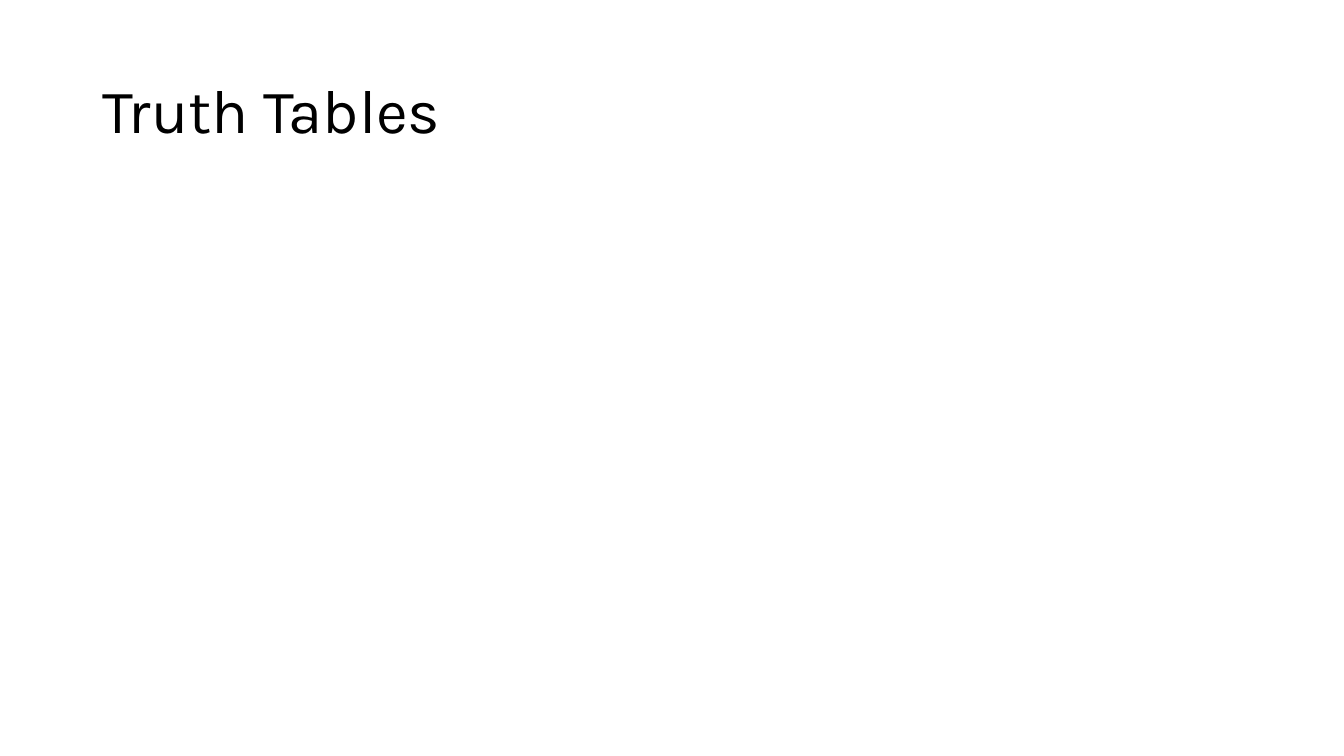
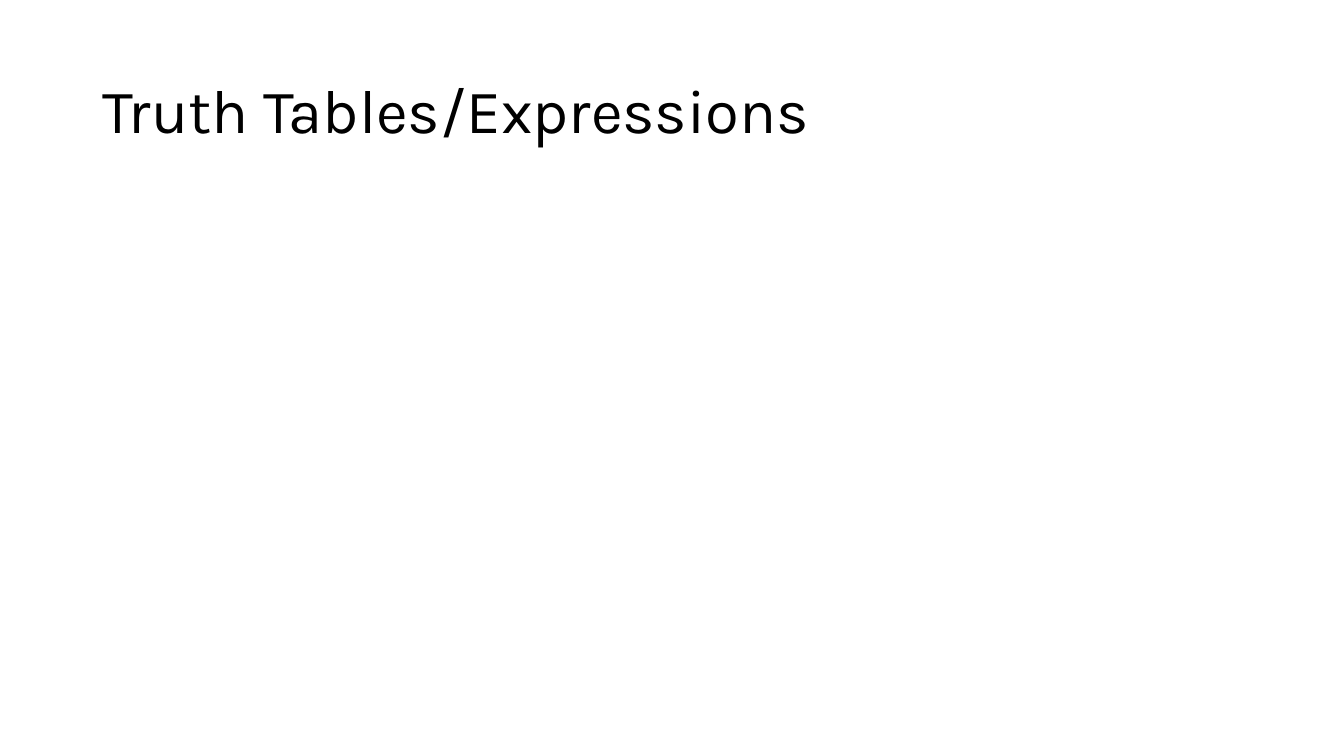
Before and after one commit to MoklaEducation/ems_winter_2025_acsl101, a slide deck: slide 80 of all/ExploringCSConceptsViaACSLCompetitions_all.pptx. Drawn at 1344x756 pixels with LibreOffice and Linux fonts; fonts in the diff are those of the drawing; grey boxes stand for pictures. Boxes give left, top, right and bottom in pixels: in the first picture for what was removed or moved away, otherwise in the second. Text is boxed around its words. In the diff, an @@ line names an element or a change of style, - is before the commit and + after.

```diff
--- a/all/ExploringCSConceptsViaACSLCompetitions_all.pptx
+++ b/all/ExploringCSConceptsViaACSLCompetitions_all.pptx
@@ title at (x1=102, y1=88, x2=809, y2=148): text changed @@
-Truth Tables
+Truth Tables/Expressions
```
Also in this commit, not shown: 6 slides added, 8 other files.
